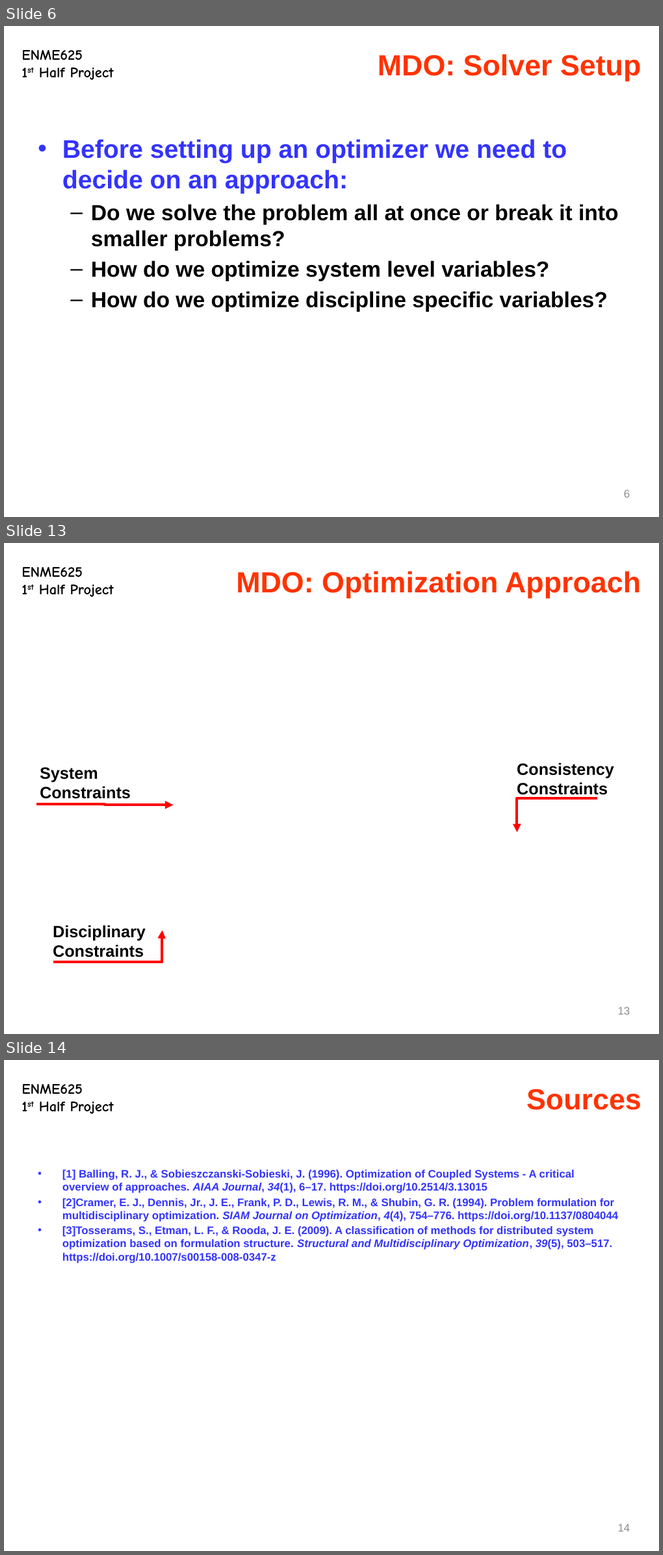
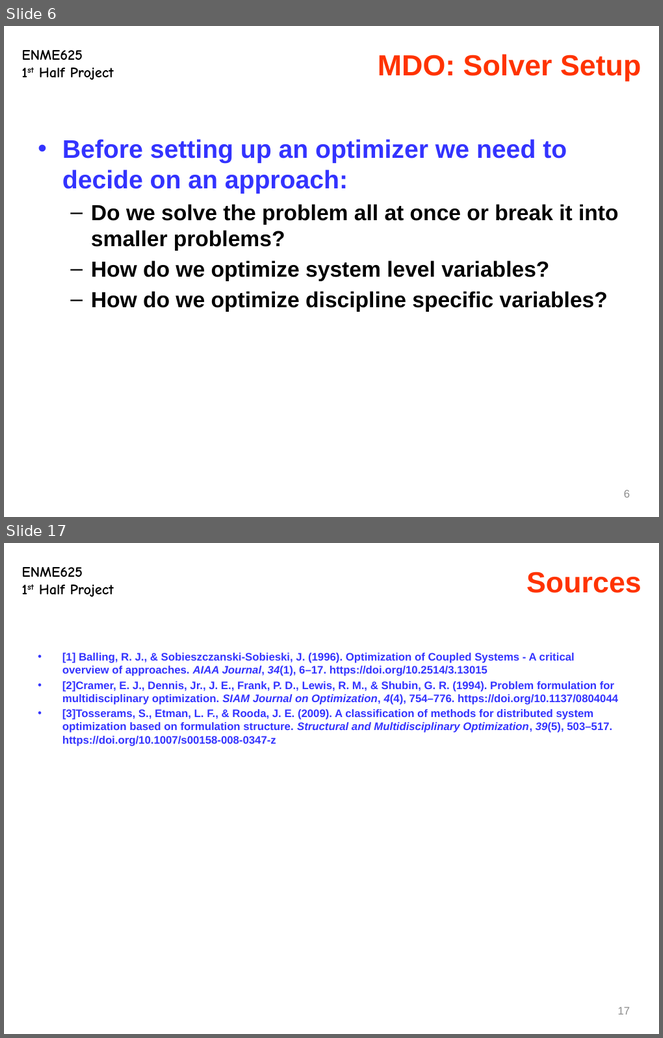
Before and after one commit to hqqen/eeby-deeby, a slide deck: class-work/optimization/project 1/slides.pptx. Shown one above the other, each under a label of ours: slides 6, 13 and 14 before the commit, slides 6 and 17 after it; the slides between them are not shown. The pictures are 663x1555 and 663x1038 pixels, drawn with LibreOffice and Linux fonts; fonts in the diff are those of the drawing; grey boxes stand for pictures. Boxes give left, top, right and bottom in pixels: in the first picture for what was removed or moved away, otherwise in the second. Text is boxed around its words. In the diff, an @@ line names an element or a change of style, - is before the commit and + after.

```diff
--- a/class-work/optimization/project 1/slides.pptx
+++ b/class-work/optimization/project 1/slides.pptx
@@ slide 13 removed at (x1=4, y1=543, x2=659, y2=1034), background #FFFFFF; not listed: 1 template element that a slide beside it also shows @@
@@ title removed at (x1=236, y1=571, x2=641, y2=598) @@
-MDO: Optimization Approach
@@ text removed at (x1=40, y1=767, x2=131, y2=799) @@
-System Constraints
@@ text removed at (x1=517, y1=763, x2=614, y2=798) @@
-Consistency Constraints
@@ elbow arrow removed from (36, 804) to (173, 805) @@
@@ elbow arrow removed from (597, 798) to (517, 833) @@
@@ text removed at (x1=53, y1=925, x2=146, y2=958) @@
-Disciplinary Constraints
@@ elbow arrow removed from (53, 962) to (163, 931) @@
@@ page number removed at (x1=618, y1=1007, x2=631, y2=1015) @@
-13
@@ what was slide 14 is now slide 17 @@
@@ page number at (x1=618, y1=1007, x2=631, y2=1015): text changed @@
-14
+17
```
Also in this commit, not shown: 5 slides changed, 5 slides added, 31 other slides removed, 1 other file.
